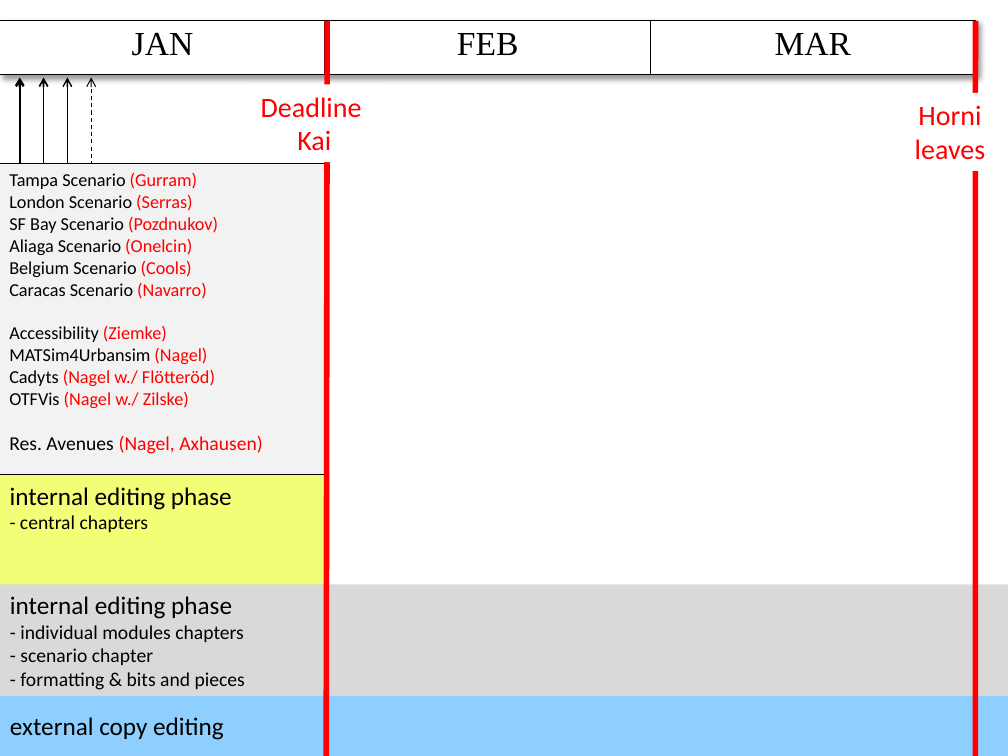
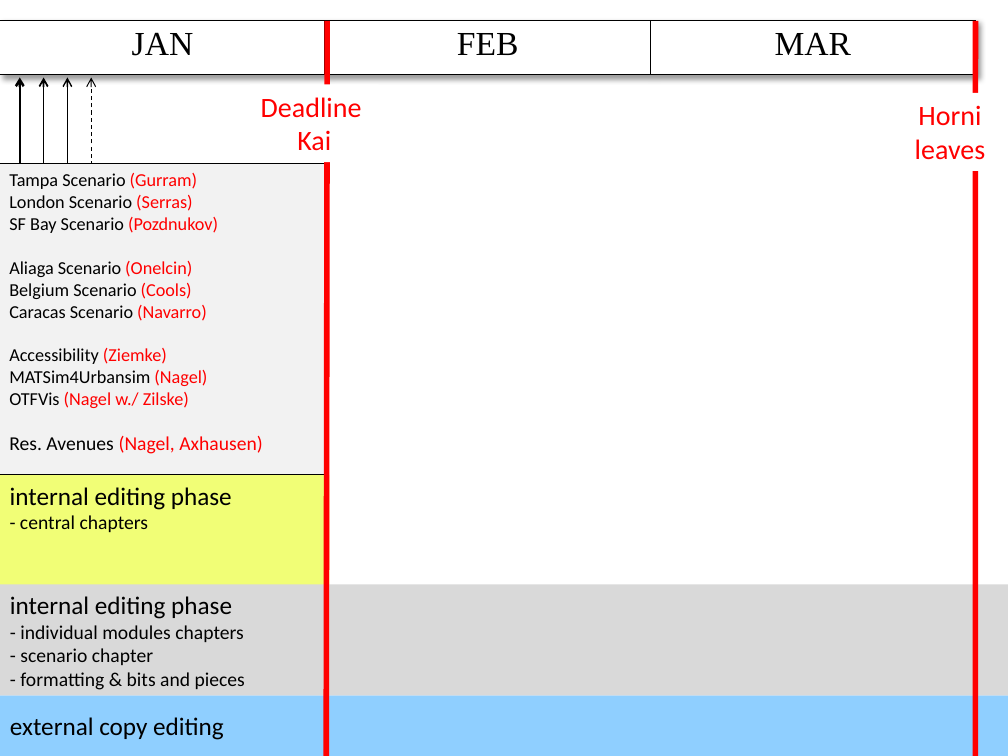
Before and after one commit to sashigurram/book, a slide deck: slide 1 of admin/timeline.pptx. Drawn at 1008x756 pixels with LibreOffice and Linux fonts; fonts in the diff are those of the drawing. Boxes give left, top, right and bottom in pixels: in the first picture for what was removed or moved away, otherwise in the second. Text is boxed around its words. In the diff, an @@ line names an element or a change of style, - is before the commit and + after.

Commit message:
cadyts

```diff
--- a/admin/timeline.pptx
+++ b/admin/timeline.pptx
@@ text in rectangle at <box>9,370,215,386</box>: paragraph removed @@
-Cadyts (Nagel w./ Flötteröd)
```
Also in this commit, not shown: 3 other files.
